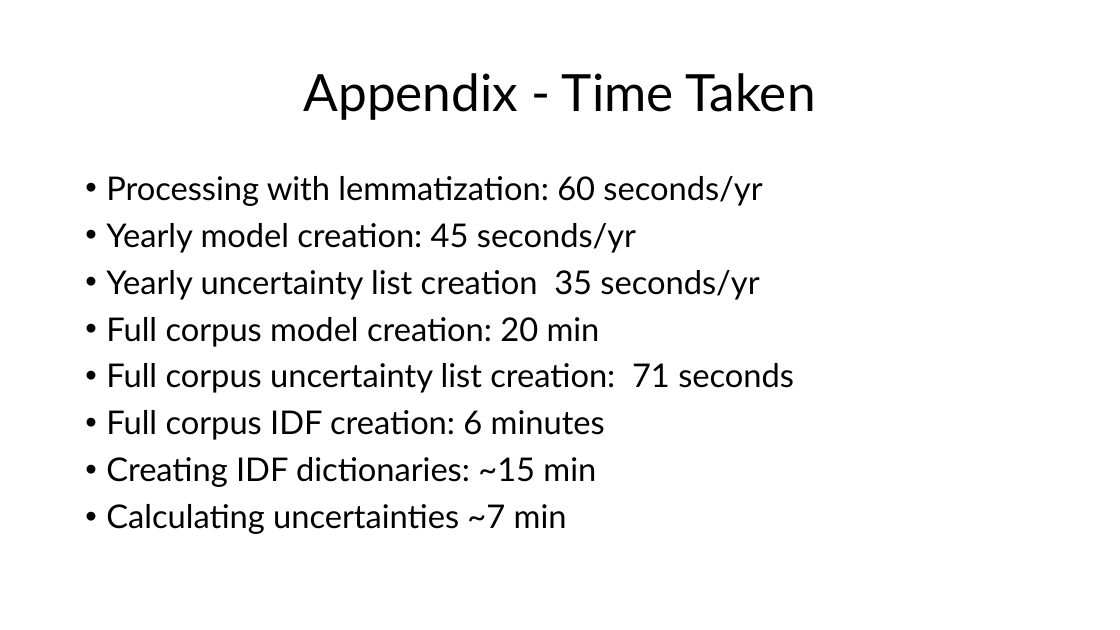
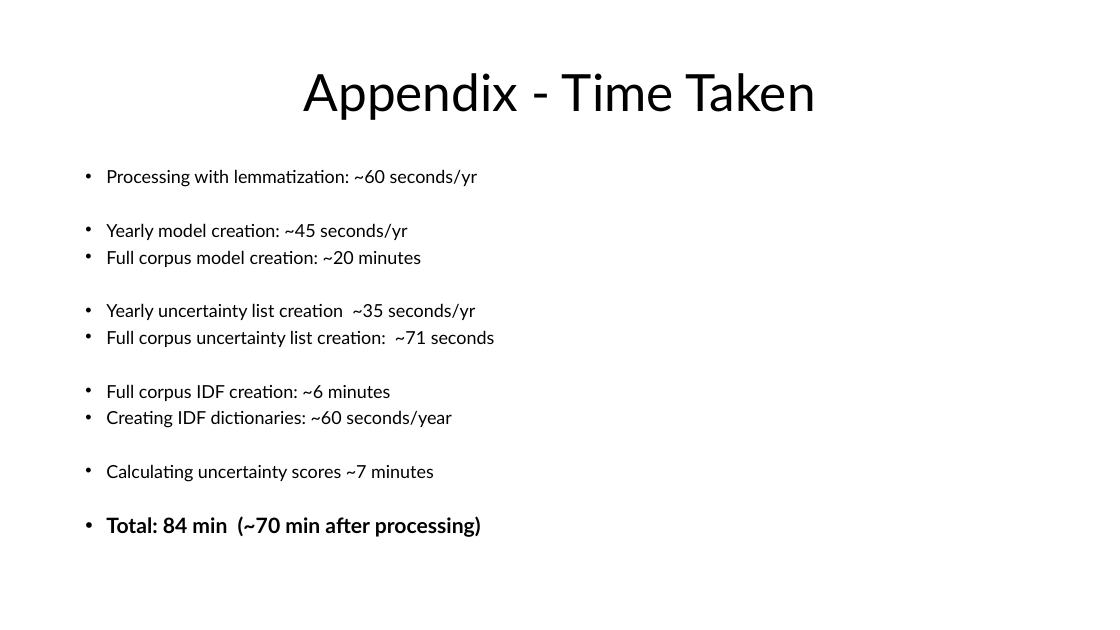
Before and after one commit to sstagliano02/msds_capstone, a slide deck: slide 27 of Analyzing Bank Uncertainty with Word Embeddings.pptx (slide 25 before the commit). Drawn at 1120x630 pixels with LibreOffice and Linux fonts; fonts in the diff are those of the drawing. Boxes give left, top, right and bottom in pixels: in the first picture for what was removed or moved away, otherwise in the second. Text is boxed around its words. In the diff, an @@ line names an element or a change of style, - is before the commit and + after.

```diff
--- a/Analyzing Bank Uncertainty with Word Embeddings.pptx
+++ b/Analyzing Bank Uncertainty with Word Embeddings.pptx
@@ text at [106,169,495,537]: text changed; size 28 to 15.4 pt @@
-• Processing with lemmatization: 60 seconds/yr
-• Yearly model creation: 45 seconds/yr
-• Yearly uncertainty list creation 35 seconds/yr
-• Full corpus model creation: 20 min
-• Full corpus uncertainty list creation: 71 seconds
-• Full corpus IDF creation: 6 minutes
-• Creating IDF dictionaries: ~15 min
-• Calculating uncertainties ~7 min
+• Processing with lemmatization: ~60 seconds/yr
+• Yearly model creation: ~45 seconds/yr
+• Full corpus model creation: ~20 minutes
+• Yearly uncertainty list creation ~35 seconds/yr
+• Full corpus uncertainty list creation: ~71 seconds
+• Full corpus IDF creation: ~6 minutes
+• Creating IDF dictionaries: ~60 seconds/year
+• Calculating uncertainty scores ~7 minutes
+• Total: 84 min (~70 min after processing)
```
Also in this commit, not shown: 7 other slides changed, 4 slides added, 2 slides removed, 2 other files.
